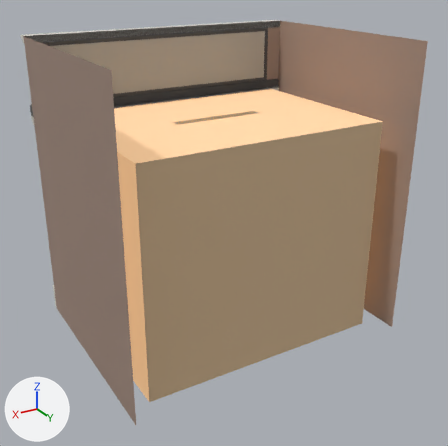
An edit to the glTF model assets/buildings/shop_lit_4a.glb, drawn before and after from the same camera.
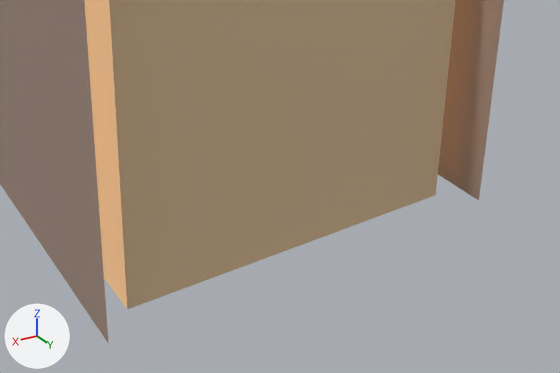
Each version appears first whole from a camera (50 mm lens) standing at (6.03, 8.33, 4.93) and looking at (2.01, 1.63, 1.58), and next in a close-up on the part from 14% to 100% of the width and 42% to 100% of the height. Arrows for +X, +Y and +Z are at lower left; the lights stay in place. The last two pictures show the newer version. Vertices at exactly the same position are counted once.

Script lines for the objects in view, before the commit:
```python
me_shop_lit_4a = bpy.data.meshes.new('shop_lit_4a')
me_shop_lit_4a.from_pydata(...)  # 2419 vertices, 4596 faces; spans x 0.0..4.0, y -0.16..3.0, z 0.0..4.0
me_shop_lit_4a.materials.append(mat_brick_brown)  # beige #a0897c
me_shop_lit_4a.materials.append(mat_stone_trim)  # light grey #dad7ce
me_shop_lit_4a.materials.append(mat_trim_dark)  # dark grey #4b4b4b
me_shop_lit_4a.materials.append(mat_sign_board)  # grey #b3ada2
me_shop_lit_4a.materials.append(mat_sign_face)  # grey #b3ada2
me_shop_lit_4a.materials.append(mat_interior_pawn)  # beige #dabc95
me_shop_lit_4a.materials.append(mat_interior_warm)  # beige #cbaa89, glowing brown #c49e74
me_shop_lit_4a.materials.append(mat_terrazzo)  # light grey #c4b3aa
me_shop_lit_4a.materials.append(mat_lamp_bulb)  # beige #ffe7bc, glowing beige #ffdda6
me_shop_lit_4a.materials.append(mat_aluminium)  # light grey #c4c5c8
me_shop_lit_4a.materials.append(mat_brick_dark)  # grey #7c736c
me_shop_lit_4a.materials.append(mat_glass_lit)  # beige #e7dabc
me_shop_lit_4a.materials.append(mat_chrome)  # white #edeff1
me_shop_lit_4a.materials.append(mat_wood_dark)  # brown #7c6c59
ob_shop_lit_4a = bpy.data.objects.new('shop_lit_4a', me_shop_lit_4a)
ob_shop_lit_4a.location = (0.0, 0.0, 0.0)
```
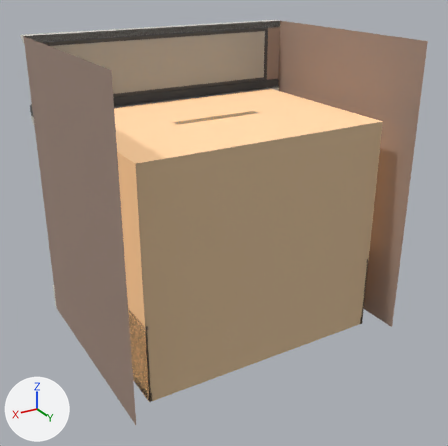
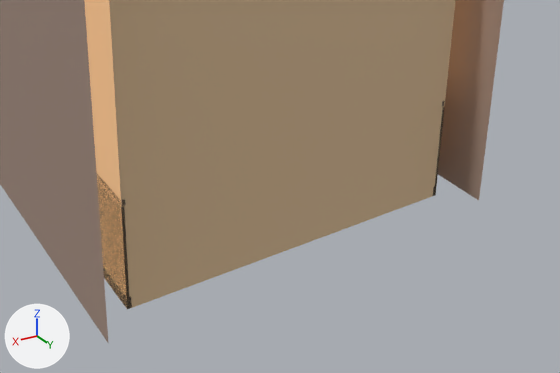
The change, as a list of edits to the scene's bpy script:
```text
Add mat_trim_cream:
    mat_trim_cream = principled_material('trim_cream')
    mat_trim_cream.base_color = (0.66, 0.62, 0.52)  # pale yellow #d4cebf
    mat_trim_cream.roughness = 0.55
Change me_shop_lit_4a:
    used by ob_shop_lit_4a; location = (0.0, 0.0, 0.0)
    remove me_shop_lit_4a.from_pydata(...)  # 2419 vertices, 4596 faces; spans x 0.0..4.0, y -0.16..3.0, z 0.0..4.0
    add me_shop_lit_4a.from_pydata(...)  # 2747 vertices, 5220 faces; spans x 0.0..4.0, y -0.16..3.0, z 0.0..4.0
    me_shop_lit_4a part 1: the loose piece of 56 vertices spanning x 0.5..3.5, y 1.4..1.9, z 0.9..1.15 is copied, and the copy is scaled about its middle by (0.012, 5, 0.249), then moved by (1.68, -0.19, 0.01), in mat_wood_dark (brown #7c6c59); it spans x 3.65..3.7, y 0.22..2.7, z 1.0..1.07
    me_shop_lit_4a part 2
    24 vertices are added at x 0.3..3.7, y 0.22..2.7, z 0.0..1.0
    48 new faces join them, mat_wood_dark (brown #7c6c59)
    other edits to the shape of me_shop_lit_4a do not show in these pictures
    add me_shop_lit_4a.materials.append(mat_trim_cream)  # pale yellow #d4cebf
```

Location of each change, [x1, y1, x2, y2] in pixels of the close-ups (560 x 373 px):
part 1 of me_shop_lit_4a, added: after [97, 175, 126, 206]
part 2 of me_shop_lit_4a, added: after [97, 107, 445, 309]
